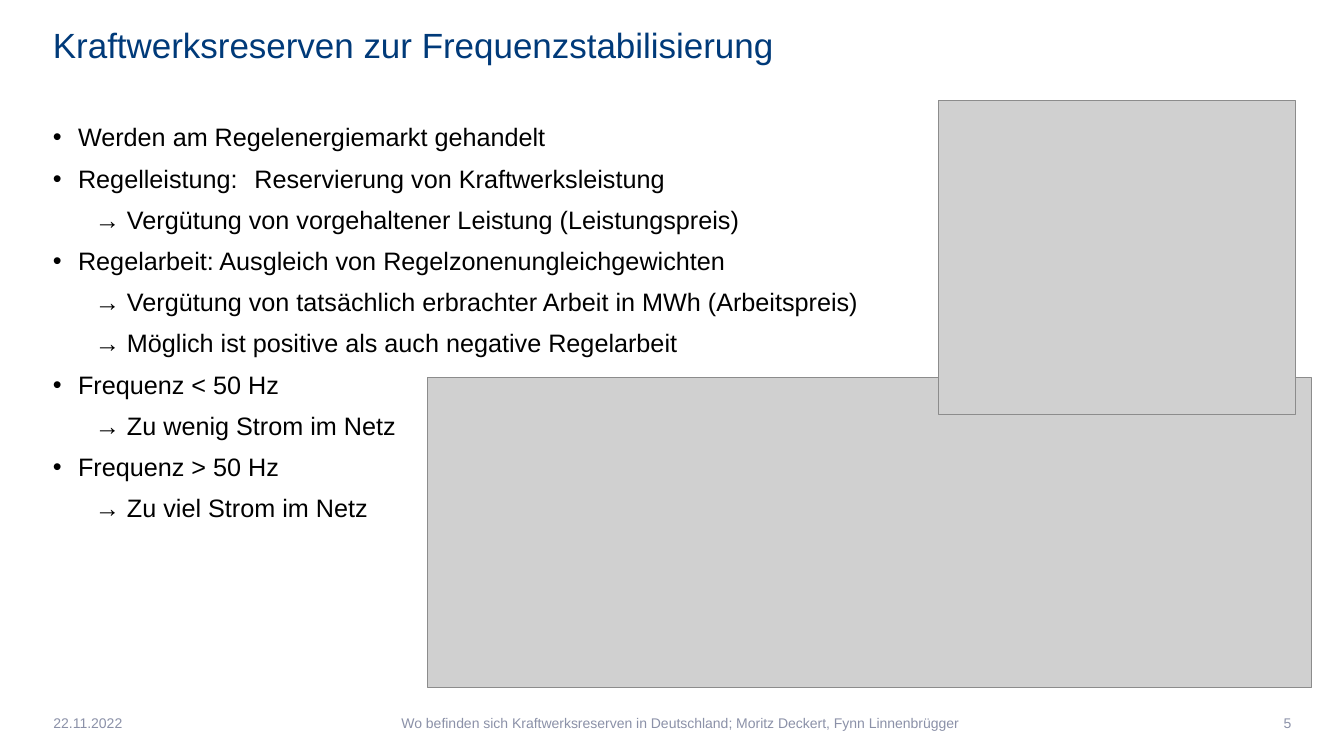
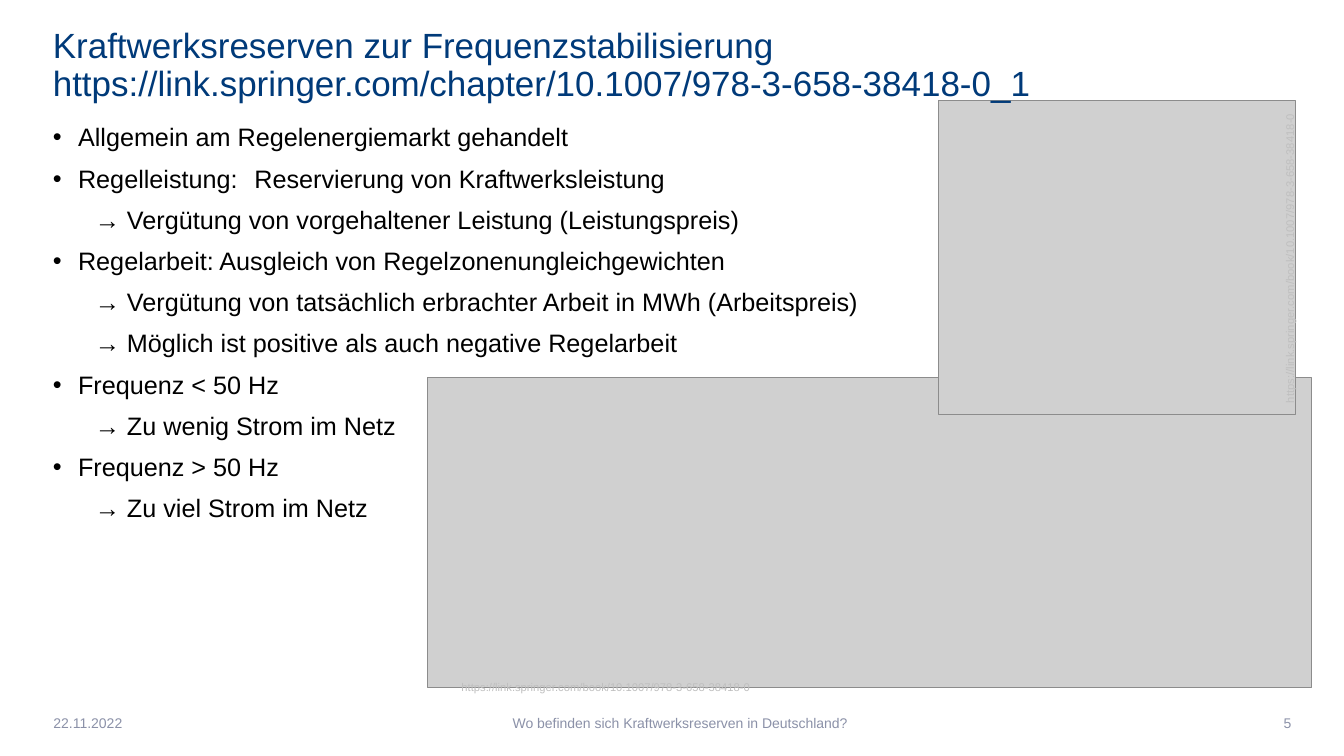
Before and after one commit to Febbyyyy/Regenerative-Energietechnik-Projekt, a slide deck: slide 5 of Präsentation - Wo befinden sich Kraftwerksreserven in Deutschland.pptx. Drawn at 1344x756 pixels with LibreOffice and Linux fonts; fonts in the diff are those of the drawing; grey boxes stand for pictures. Boxes give left, top, right and bottom in pixels: in the first picture for what was removed or moved away, otherwise in the second. Text is boxed around its words. In the diff, an @@ line names an element or a change of style, - is before the commit and + after.

```diff
--- a/Präsentation - Wo befinden sich Kraftwerksreserven in Deutschland.pptx
+++ b/Präsentation - Wo befinden sich Kraftwerksreserven in Deutschland.pptx
@@ title at box(53, 32, 1030, 103): text changed @@
-Kraftwerksreserven zur Frequenzstabilisierung
+Kraftwerksreserven zur Frequenzstabilisierung https://link.springer.com/chapter/10.1007/978-3-658-38418-0_1
@@ text at box(78, 127, 568, 152): text changed @@
-• Werden am Regelenergiemarkt gehandelt
+• Allgemein am Regelenergiemarkt gehandelt
@@ text added at box(1284, 142, 1296, 394), 8 pt, text #BFBFBF @@
+https://link.springer.com/book/10.1007/978-3-658-38418-0
@@ text added at box(461, 687, 749, 693), 8 pt, text #BFBFBF @@
+https://link.springer.com/book/10.1007/978-3-658-38418-0
@@ text at box(513, 718, 847, 728): text changed @@
-Wo befinden sich Kraftwerksreserven in Deutschland; Moritz Deckert, Fynn Linnenbrügger
+Wo befinden sich Kraftwerksreserven in Deutschland?
```
Also in this commit, not shown: 9 other slides changed, 1 slide added, 1 slide removed, 2 other files.
